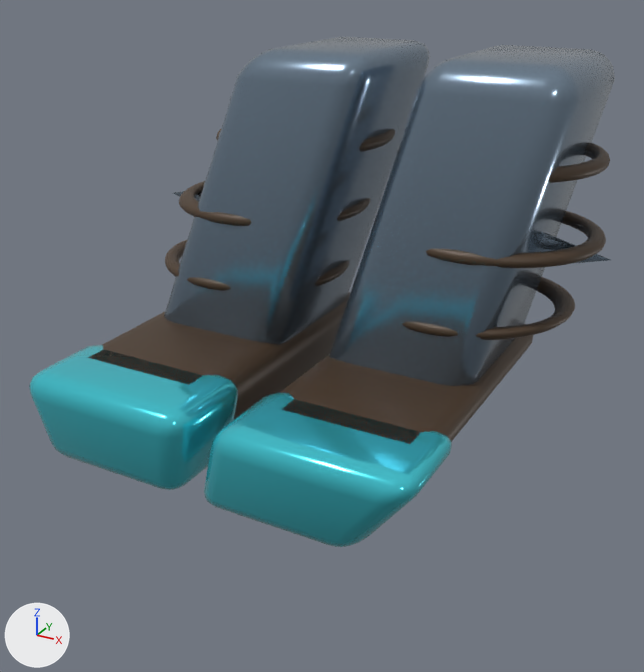
The glTF model public/models/gear/boots_v7.glb, before and after one commit.
The view is the same before and after, from a 50 mm camera at (1.43, -2.93, 1.09) aimed at (0.03, -0.39, -0.18). The axes (+X, +Y, +Z) are drawn at lower left. The lights are the same throughout. The first picture is the older version. Where no turn or scale is listed for an object, it has been applied to the vertices. Vertices at exactly the same position are counted once.

In view in the first picture: 'BOOT_ANKLE_PRIMARY', 'BOOT_ANKLE_PRIMARY.001', 'BOOT_FOOT_SECONDARY', 'BOOT_FOOT_SECONDARY.001', 'BOOT_STRAP_SECONDARY', 'BOOT_STRAP_SECONDARY.001', 'BOOT_STRAP_SECONDARY.002', 'BOOT_STRAP_SECONDARY.003', 'BOOT_STRAP_SECONDARY.004', 'BOOT_STRAP_SECONDARY.005', 'BRUTAL_SPIKE_PRIMARY', 'BRUTAL_SPIKE_PRIMARY.001', 'TOE_CAP_ACCENT', 'TOE_CAP_ACCENT.001'.
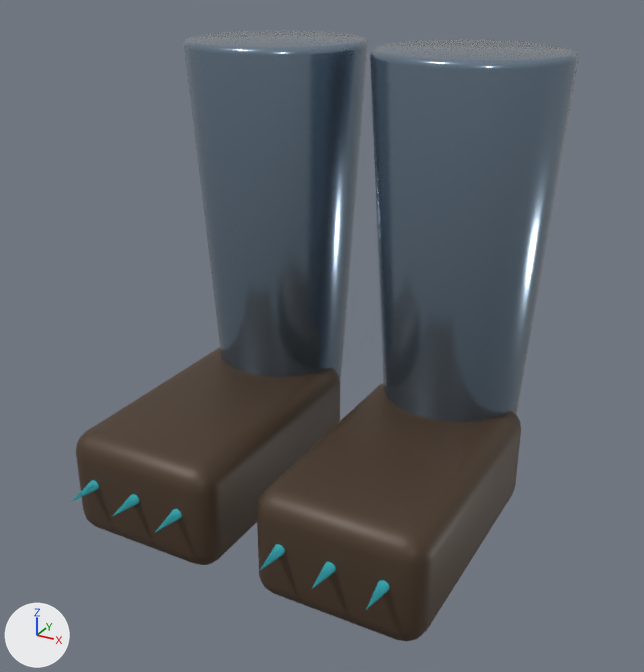
Changed parts and their boxes (x1, y1, x2, y2) in the pictures (644 x 672 px):
'BOOT_ANKLE_PRIMARY.001', reshaped, moved (27% narrower, 12% taller)
    before: (329, 45, 615, 386)
    after: (370, 39, 579, 422)
'BONE_BOOT_PRIMARY', added
    after: (184, 30, 368, 384)
'BOOT_ANKLE_PRIMARY', deleted
    before: (164, 37, 430, 345)
'CLAWED_FOOT_SECONDARY.001', added (brown)
    after: (257, 383, 521, 641)
'CLAWED_FOOT_SECONDARY', added (brown)
    after: (76, 347, 340, 565)
'TOE_CAP_ACCENT.001', deleted (cyan)
    before: (204, 392, 452, 547)
'TOE_CAP_ACCENT', deleted (cyan)
    before: (29, 345, 238, 490)
'BOOT_FOOT_SECONDARY', deleted
    before: (90, 292, 350, 469)
'BOOT_FOOT_SECONDARY.001', deleted (brown)
    before: (280, 323, 533, 443)
'BOOT_STRAP_SECONDARY.004', deleted
    before: (426, 211, 606, 268)
'BOOT_STRAP_SECONDARY.003', deleted
    before: (402, 277, 575, 340)
'BOOT_STRAP_SECONDARY.001', deleted
    before: (179, 181, 370, 226)
'BOOT_STRAP_SECONDARY.005', deleted
    before: (549, 143, 610, 183)
'BOOT_STRAP_SECONDARY', deleted
    before: (165, 240, 349, 291)
'BRUTAL_SPIKE_PRIMARY.001', deleted
    before: (536, 233, 610, 264)
'BOOT_STRAP_SECONDARY.002', deleted
    before: (216, 129, 395, 152)
'BOOT_CLAW_ACCENT.005', added
    after: (366, 580, 390, 609)
'BOOT_CLAW_ACCENT.004', added (mostly hidden)
    after: (312, 562, 336, 589)
'BOOT_CLAW_ACCENT.003', added (mostly hidden)
    after: (259, 544, 285, 571)
'BOOT_CLAW_ACCENT.002', added (mostly hidden)
    after: (155, 509, 182, 532)
'BOOT_CLAW_ACCENT.001', added (mostly hidden)
    after: (113, 494, 139, 516)
'BOOT_CLAW_ACCENT', added (mostly hidden)
    after: (71, 480, 99, 502)
'BRUTAL_SPIKE_PRIMARY', deleted (mostly hidden)
    before: (173, 191, 202, 201)

The change in detail:
me_cube_175 is used by ob_boot_ankle_primary_001; location (0.38, 0.0, 0.15).
me_cube_175 had 152 vertices, 300 faces and spanned x -0.418..0.419, y -0.347..0.347, z -0.629..0.619.
me_cube_175 now has 192 vertices, 380 faces and spans x -0.338..0.338, y -0.338..0.338, z -0.775..0.775.
me_cube_175 part 1: 152 vertices removed from x -0.418..0.419, y -0.347..0.347, z -0.629..0.619; 192 vertices added at x -0.338..0.338, y -0.338..0.338, z -0.775..0.775.
Mesh me_cone_028 is new.
It has 57 vertices, 110 faces and spans x -0.052..0.052, y -0.17..0.17, z -0.054..0.054.
It uses material mat_deep_accent (cyan #50ddeb).
Mesh me_cube_131 is new.
It has 152 vertices, 300 faces and spans x -0.3..0.3, y -0.5..0.5, z -0.2..0.2.
It uses material mat_deep_secondary (brown #4d3c2c).
Mesh me_cone_021 is new.
It has 192 vertices, 380 faces and spans x -0.34..0.34, y -0.34..0.34, z -0.78..0.78.
It uses material mat_deep_primary (greyish blue #8497aa).
Object 'BOOT_ANKLE_PRIMARY' (ob_boot_ankle_primary) is deleted.
Object 'BOOT_FOOT_SECONDARY' (ob_boot_foot_secondary) is deleted.
Object 'TOE_CAP_ACCENT' (ob_toe_cap_accent) is deleted.
Object 'BOOT_STRAP_SECONDARY' (ob_boot_strap_secondary) is deleted.
Object 'BOOT_STRAP_SECONDARY.001' (ob_boot_strap_secondary_001) is deleted.
Object 'BOOT_STRAP_SECONDARY.002' (ob_boot_strap_secondary_002) is deleted.
Object 'BOOT_ANKLE_PRIMARY.001' (ob_boot_ankle_primary_001) moves from (0.38, 0.0, 0.15) to (0.38, 0.0, 0.0).
Object 'BOOT_FOOT_SECONDARY.001' (ob_boot_foot_secondary_001) is deleted.
Object 'TOE_CAP_ACCENT.001' (ob_toe_cap_accent_001) is deleted.
Object 'BOOT_STRAP_SECONDARY.003' (ob_boot_strap_secondary_003) is deleted.
Object 'BOOT_STRAP_SECONDARY.004' (ob_boot_strap_secondary_004) is deleted.
Object 'BOOT_STRAP_SECONDARY.005' (ob_boot_strap_secondary_005) is deleted.
Object 'BRUTAL_SPIKE_PRIMARY' (ob_brutal_spike_primary) is deleted.
Object 'BRUTAL_SPIKE_PRIMARY.001' (ob_brutal_spike_primary_001) is deleted.
Object 'BOOT_CLAW_ACCENT.005' (ob_boot_claw_accent_005) is new; it shows me_cone_028.
Its location is (0.56, -0.93, -0.65).
Object 'BOOT_CLAW_ACCENT.004' (ob_boot_claw_accent_004) is new; it shows a copy of me_cone_028.
Its location is (0.38, -0.93, -0.65).
Object 'BOOT_CLAW_ACCENT.003' (ob_boot_claw_accent_003) is new; it shows a copy of me_cone_028.
Its location is (0.2, -0.93, -0.65).
Object 'CLAWED_FOOT_SECONDARY.001' (ob_clawed_foot_secondary_001) is new; it shows me_cube_131.
Its location is (0.38, -0.48, -0.68).
Object 'BOOT_CLAW_ACCENT.002' (ob_boot_claw_accent_002) is new; it shows a copy of me_cone_028.
Its location is (-0.2, -0.93, -0.65).
Object 'BOOT_CLAW_ACCENT.001' (ob_boot_claw_accent_001) is new; it shows a copy of me_cone_028.
Its location is (-0.38, -0.93, -0.65).
Object 'BOOT_CLAW_ACCENT' (ob_boot_claw_accent) is new; it shows a copy of me_cone_028.
Its location is (-0.56, -0.93, -0.65).
Object 'CLAWED_FOOT_SECONDARY' (ob_clawed_foot_secondary) is new; it shows a copy of me_cube_131.
Its location is (-0.38, -0.48, -0.68).
Object 'BONE_BOOT_PRIMARY' (ob_bone_boot_primary) is new; it shows me_cone_021.
Its location is (-0.38, 0.0, 0.0).
